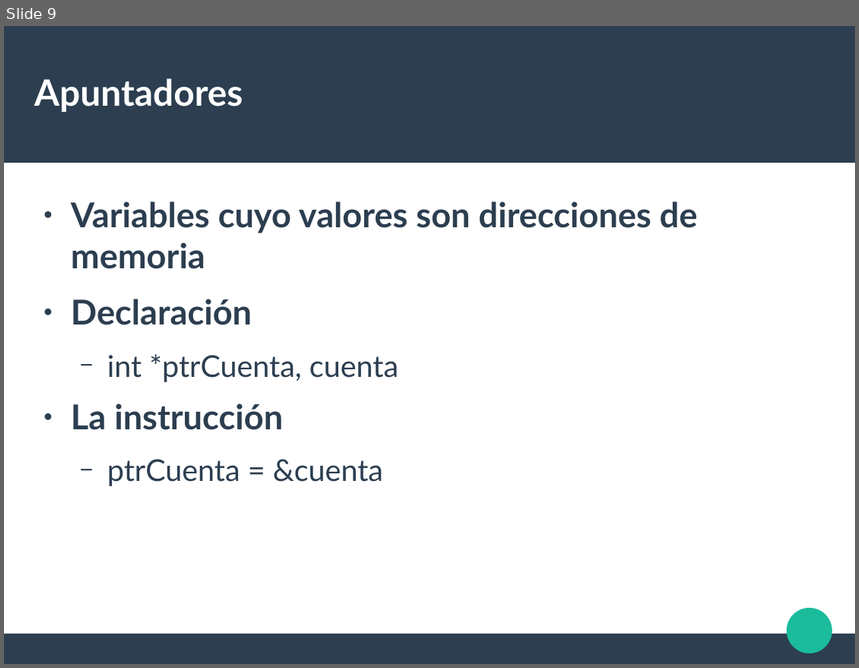
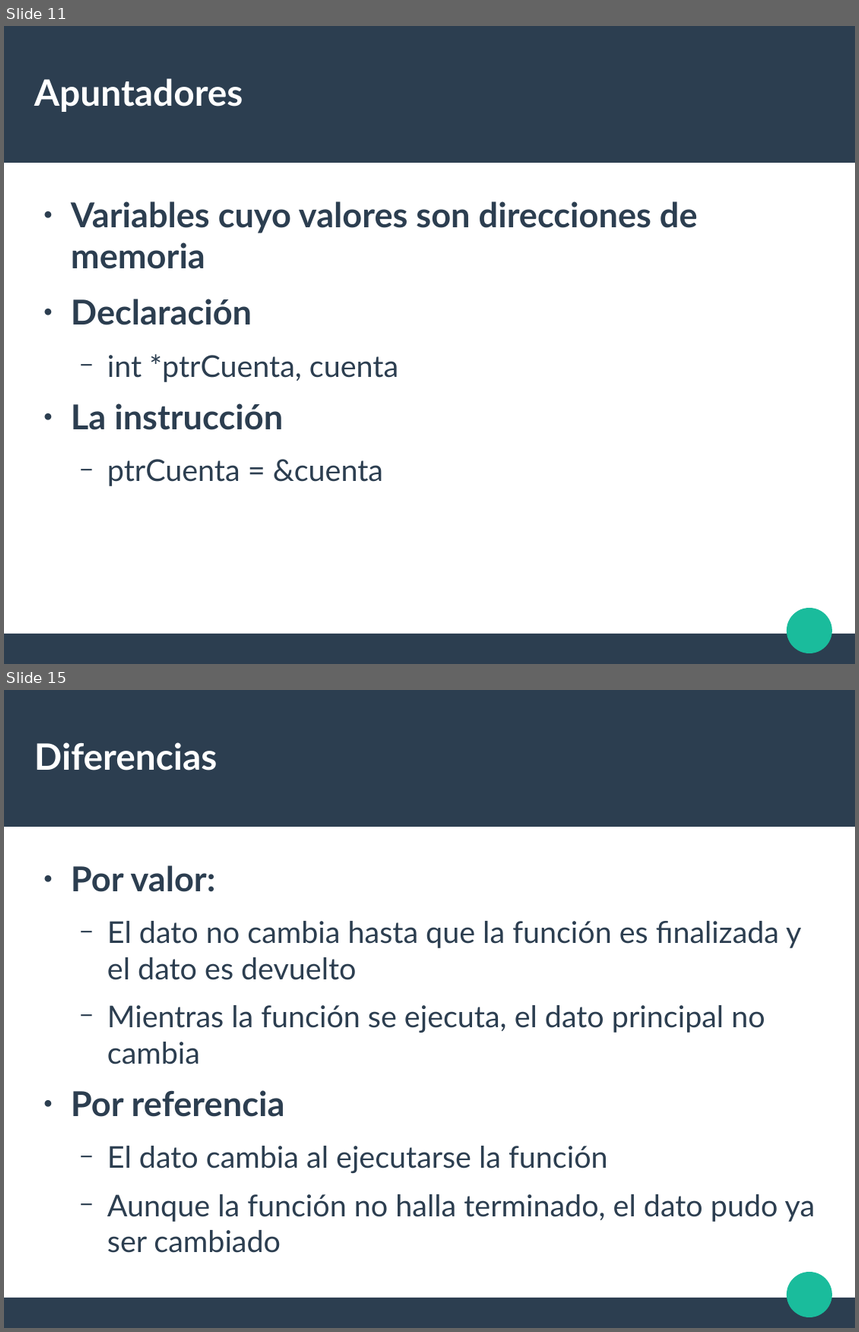
Before and after one commit to liowiki/EDA1-20192, a slide deck: Tema1.odp. Shown one above the other, each under a label of ours: slide 9 before the commit, slides 11 and 15 after it; the slides between them are not shown. The pictures are 859x668 and 859x1332 pixels, drawn with LibreOffice and Linux fonts; fonts in the diff are those of the drawing. Boxes give left, top, right and bottom in pixels: in the first picture for what was removed or moved away, otherwise in the second. Text is boxed around its words. In the diff, an @@ line names an element or a change of style, - is before the commit and + after.

```diff
--- a/Tema1.odp
+++ b/Tema1.odp
@@ slide 15 added at box(4, 690, 855, 1328), background #FFFFFF; not listed: 3 template elements that a slide beside it also shows @@
@@ title added at box(34, 742, 217, 771), 33.9 pt, text #FFFFFF, bold @@
+Diferencias
@@ text added at box(71, 866, 816, 1253), 28 pt, text #2C3E50 @@
+● Por valor:
+  − El dato no cambia hasta que la función es finalizada y el dato es devuelto
+  − Mientras la función se ejecuta, el dato principal no cambia
+● Por referencia
+  − El dato cambia al ejecutarse la función
+  − Aunque la función no halla terminado, el dato pudo ya ser cambiado
@@ what was slide 9 is now slide 11 @@
```
Also in this commit, not shown: 1 slide changed, 31 other slides added, 4 other files.
